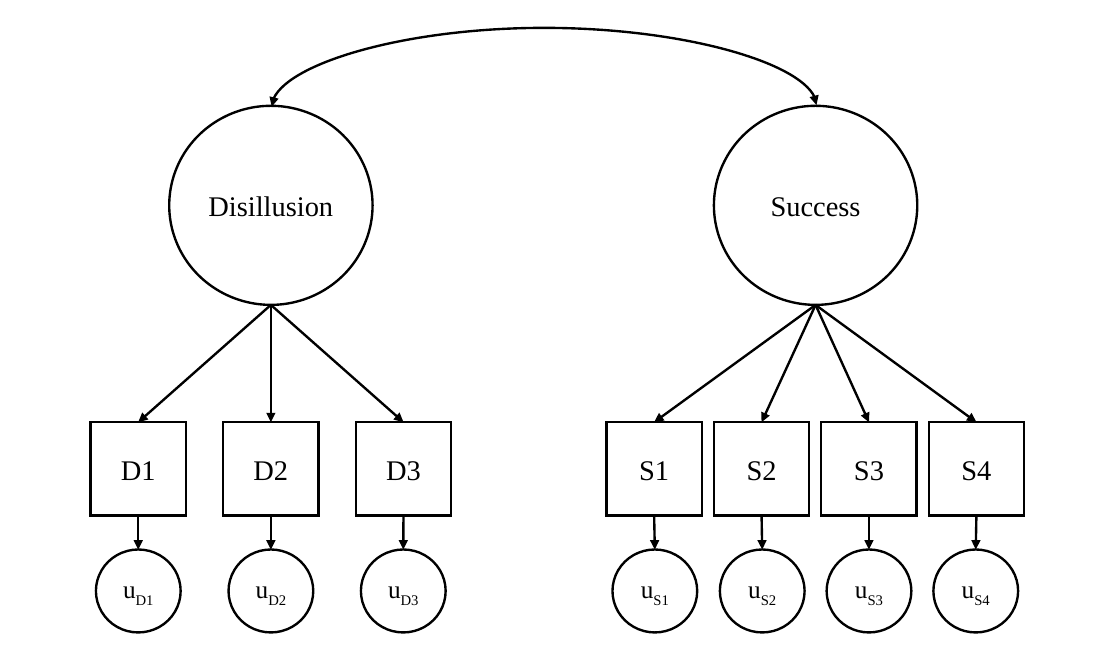
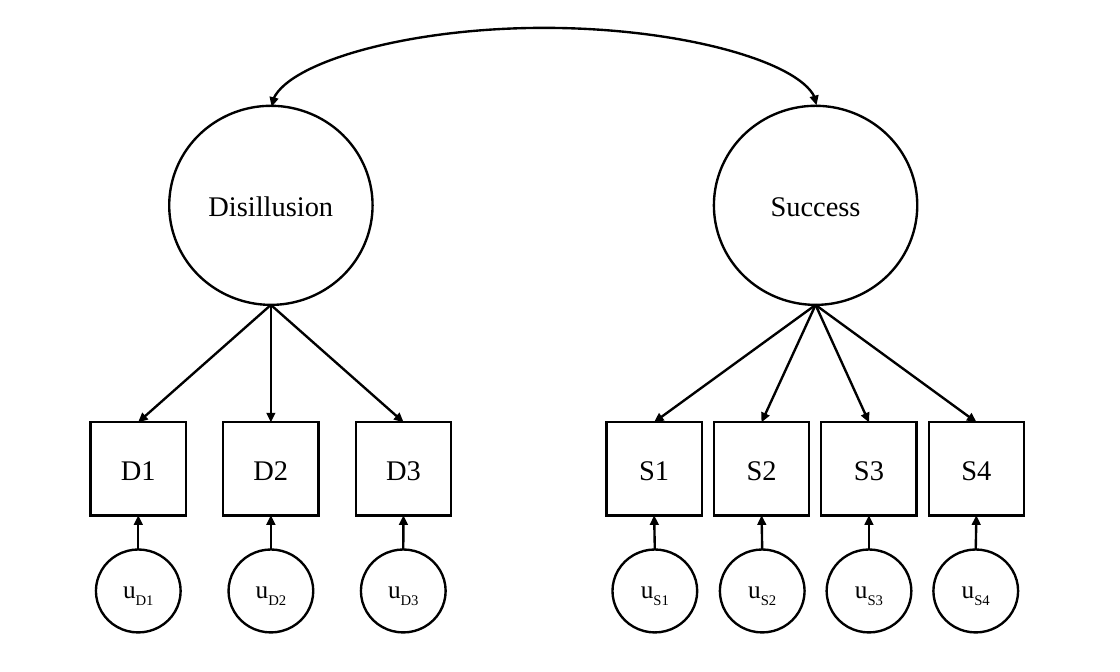
Before and after one commit to kylelang/lavaan-e-learning, a slide deck: slide 1 of 8_categorical_indicators/figures/demo8_diagrams.pptx. Drawn at 1120x672 pixels with LibreOffice and Linux fonts; fonts in the diff are those of the drawing. Boxes give left, top, right and bottom in pixels: in the first picture for what was removed or moved away, otherwise in the second. Text is boxed around its words. In the diff, an @@ line names an element or a change of style, - is before the commit and + after.

```diff
--- a/8_categorical_indicators/figures/demo8_diagrams.pptx
+++ b/8_categorical_indicators/figures/demo8_diagrams.pptx
@@ arrow (139, 516) - (139, 550): arrowheads changed @@
@@ arrow (271, 516) - (271, 550): arrowheads changed @@
@@ arrow (404, 516) - (403, 550): arrowheads changed @@
@@ arrow (654, 516) - (654, 550): arrowheads changed @@
@@ arrow (761, 516) - (763, 550): arrowheads changed @@
@@ arrow (870, 516) - (870, 550): arrowheads changed @@
@@ arrow (977, 516) - (975, 550): arrowheads changed @@
```
Also in this commit, not shown: 7 other files.
